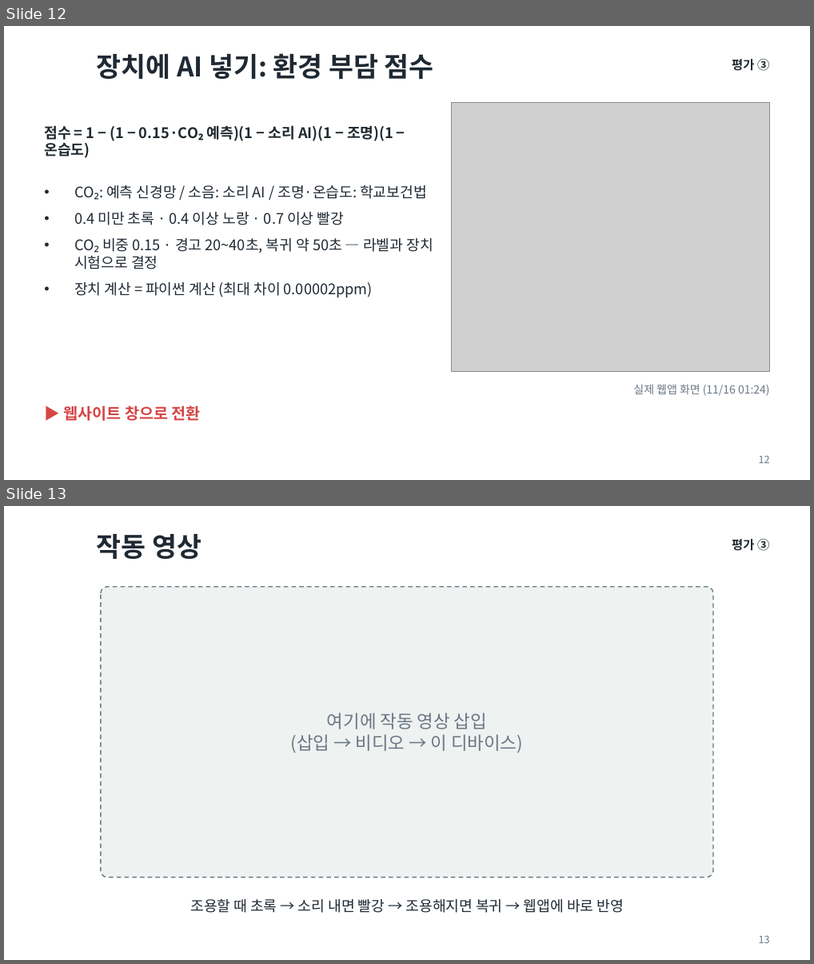
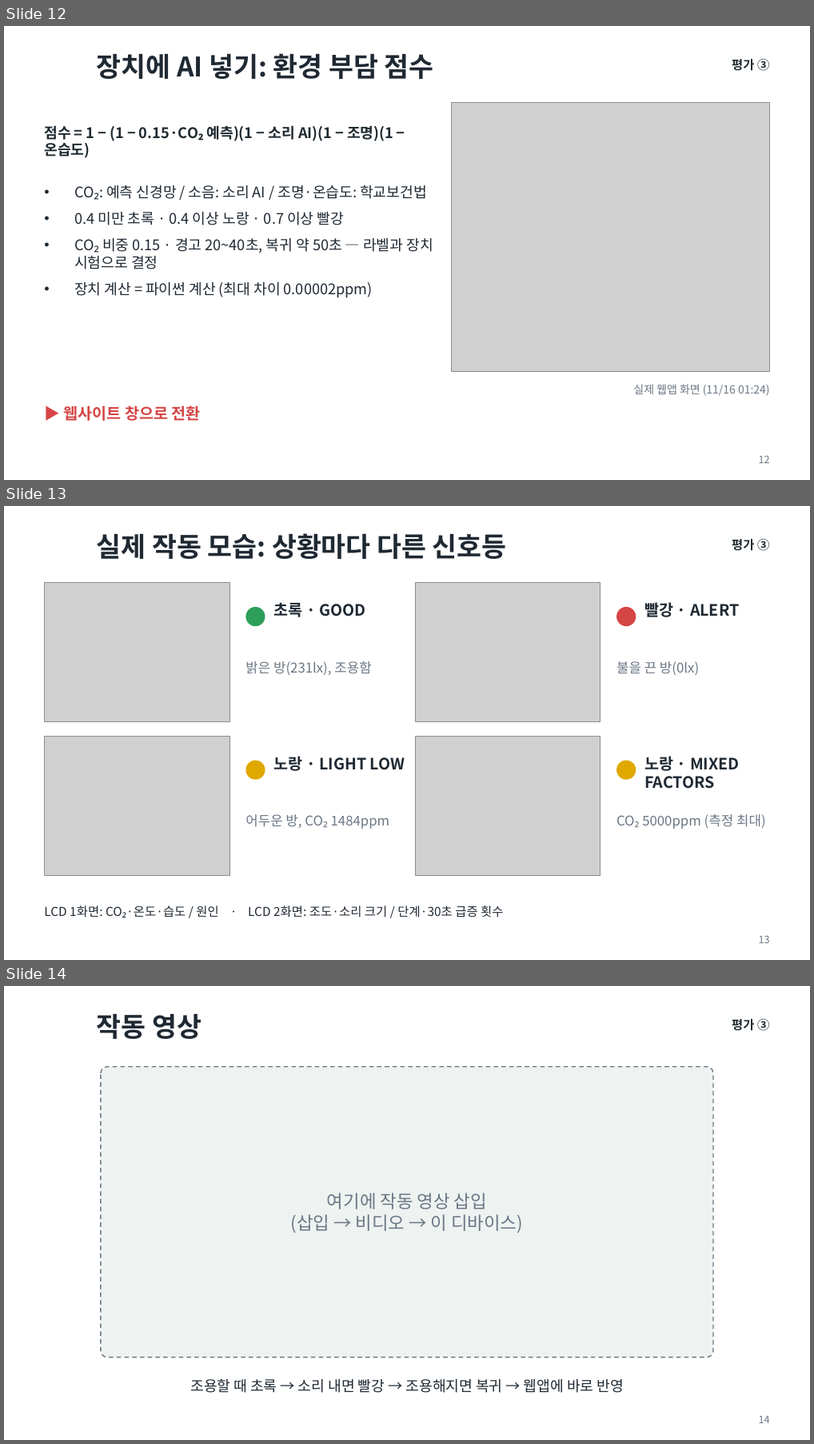
Before and after one commit to kimhojun0114/classroom-env, a slide deck: docs/교실학습환경조절기_발표_20713김호준.pptx. Shown one above the other, each under a label of ours: slides 12 and 13 before the commit, slides 12, 13 and 14 after it. The pictures are 814x964 and 814x1444 pixels, drawn with LibreOffice and Linux fonts; fonts in the diff are those of the drawing; grey boxes stand for pictures; background and template pictures are left out. Boxes give left, top, right and bottom in pixels: in the first picture for what was removed or moved away, otherwise in the second. Text is boxed around its words. In the diff, an @@ line names an element or a change of style, - is before the commit and + after.

```diff
--- a/docs/교실학습환경조절기_발표_20713김호준.pptx
+++ b/docs/교실학습환경조절기_발표_20713김호준.pptx
@@ slide 13 added at [4,506,810,960], background #FFFFFF @@
@@ title added at [97,533,507,559], 24 pt, text #1F2933, bold @@
+실제 작동 모습: 상황마다 다른 신호등
@@ text added at [732,539,770,551], 11 pt, text #1F2A30, bold @@
+평가 ③
@@ picture added at [44,583,230,722] @@
@@ picture added at [415,583,601,722] @@
@@ ellipse added at [246,607,266,626], fill #2E9E5B @@
@@ text added at [274,603,366,617], 14 pt, text #1F2933, bold @@
+초록 · GOOD
@@ ellipse added at [617,607,636,626], fill #D64545 @@
@@ text added at [645,602,739,617], 14 pt, text #1F2933, bold @@
+빨강 · ALERT
@@ text added at [246,661,371,675], 12 pt, text #6B7785 @@
+밝은 방(231lx), 조용함
@@ text added at [617,661,699,675], 12 pt, text #6B7785 @@
+불을 끈 방(0lx)
@@ picture added at [44,736,230,876] @@
@@ picture added at [415,736,601,876] @@
@@ ellipse added at [246,760,266,780], fill #E0A800 @@
@@ text added at [274,756,406,771], 14 pt, text #1F2933, bold @@
+노랑 · LIGHT LOW
@@ ellipse added at [617,760,636,780], fill #E0A800 @@
@@ text added at [645,756,740,788], 14 pt, text #1F2933, bold @@
+노랑 · MIXED
+FACTORS
@@ text added at [246,814,390,828], 12 pt, text #6B7785 @@
+어두운 방, CO₂ 1484ppm
@@ text added at [642,814,766,828], 12 pt, text #6B7785 @@
+CO₂ 5000ppm (측정 최대)
@@ text added at [44,905,503,917], 11 pt, text #1F2933 @@
+LCD 1화면: CO₂·온도·습도 / 원인 · LCD 2화면: 조도·소리 크기 / 단계·30초 급증 횟수
@@ page number added at [759,935,770,943], 9 pt, text #6B7785 @@
+13
@@ what was slide 13 is now slide 14 @@
@@ page number at [759,1416,770,1423]: text changed @@
-13
+14
```
